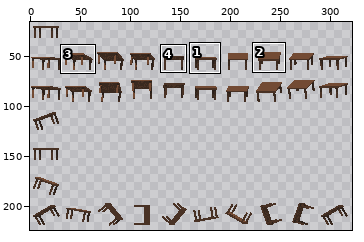
File history of a sprite sheet, Tables/res/tableSpriteSheet.png. Above: a wide view before the commit, with the close-up outlined.
Close-up. Before the edit:
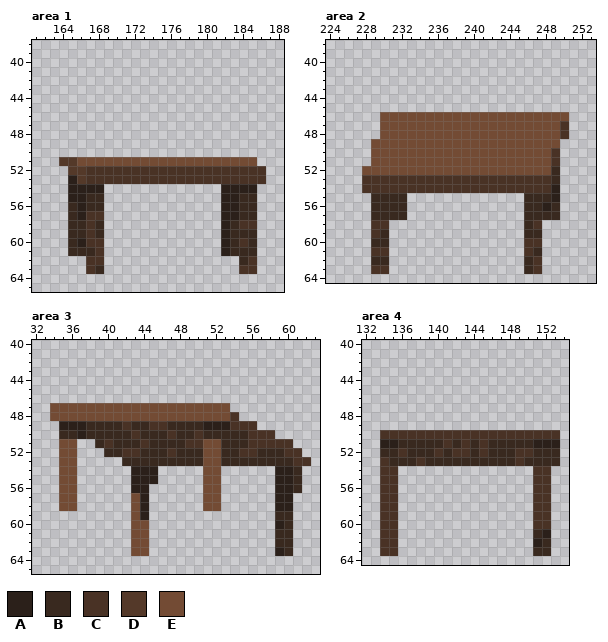
The file is 512x256 pixels. Shown: area 1: x 161..188, y 38..65; area 2: x 224..253, y 38..64; area 3: x 32..63, y 40..65; area 4: x 132..154, y 40..64. The wide view leaves out empty margins. The commit also changed other parts of the picture, which this record leaves out.
Palette (. is transparent): A #2b201a  B #39291f  C #493225  D #543929  E #734b34
Pixels before, area 1, first column x 164:
51 DDEEEEEEEEEEEEEEEEEEEE.
52 .DDCCCCCCCCCCCCCCCCCCCC
53 .ADCCCCCCCCCCCCCCCCCCCC
54 .AAAA.............AAAA.
55 .AABB.............AABB.
56 .BABB.............AABB.
57 .BACC.............AABB.
58 .BBCB.............ABCC.
59 .BBCB.............ABBB.
60 .BACC.............ABCB.
61 .BBBC.............ABBB.
62 ...CC...............BC.
63 ...CB...............CC.
Pixels before, area 2, first column x 228:
46 ..EEEEEEEEEEEEEEEEEEEEE
47 ..EEEEEEEEEEEEEEEEEEEEC
48 ..EEEEEEEEEEEEEEEEEEEEC
49 .EEEEEEEEEEEEEEEEEEEEE.
50 .EEEEEEEEEEEEEEEEEEEEC.
51 .EEEEEEEEEEEEEEEEEEEEC.
52 EEEEEEEEEEEEEEEEEEEEEB.
53 CCCCCCCCCCCCCCCCCCCCCB.
54 CCCCCCCCCCCCCCCCCCCCCA.
55 .BBBB.............BBBA.
56 .BBBB.............BBAB.
57 .BBBB.............BBBB.
58 .CC...............BC...
59 .CB...............BB...
60 .BB...............CC...
61 .CC...............CB...
62 .BB...............BC...
63 .CC...............BC...
Pixels before, area 3, first column x 34:
47 EEEEEEEEEEEEEEEEEEEE.........
48 EEEEEEEEEEEEEEEEEEEEC........
49 .AAABBBBCBBCCBBBBAAACCC......
50 .BBABBBBBCBBBCBBCBBBBBCCC....
51 .EE..BCBBBCBBBBCCEEBBBCCCCC..
52 .EE...BBCCBBBCBBBEEBBCCBBBCC.
53 .EE.....BBBBBBBBBEEBBBBBBBBCC
54 .EE......AAA.....EE......AAB.
55 .EE......AAA.....EE......AAB.
56 .EE......AA......EE......AAB.
57 .EE......EA......EE......AA..
58 .EE......EA......EE......AA..
59 .........EA..............BB..
60 .........EE..............AB..
61 .........EE..............BB..
62 .........EE..............BB..
63 .........EE..............AB..
Pixels before, area 4, first column x 134:
50 CCCCCCCCCCCCCCCCCCCC
51 AABBBBBCBCBCBBBBBAAA
52 BBCBBBCBCCBCBBBCCBBB
53 CBBBCBBBBBBBBBBCBBBB
54 CC...............CC.
55 CC...............CC.
56 CC...............CC.
57 CC...............CC.
58 CC...............CC.
59 CC...............CC.
60 CC...............CC.
61 CC...............BA.
62 CC...............AB.
63 CC...............BB.
New version:
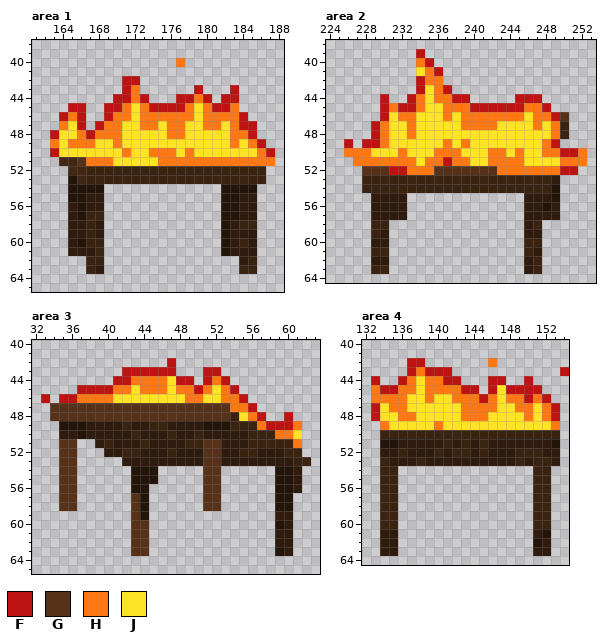
Colours new in this view: F #be1313  G #553219  H #ff7814  J #ffe324
Difference:
colour A: #2b201a -> #24150b
colour B: #39291f -> #301c0e
colour C: #493225 -> #3b2312
colour D: #543929 -> #422714
Changed rows in their new state; - is a pixel that keeps its letter.
Area 1:
first column x 163:
40 --------------H----------
42 --------FF---------------
43 --------FH------F---F----
44 -------FFHF---FFHF-FF----
45 --FF--FFHJHFFFFHJHFFH----
46 -FHF--FHHJHHHHHHJHHHHF---
47 -HJF-FHHJJHHJHHJJHHJHFF--
48 FJJHFHHHJJJJJHHJJJJJHHF--
49 HJHHHJJHJJJJJJJJJJJJHJHF-
50 FJJJJJJJHJJHHHJHJJJJJJJHF
51 ---GHHHJJJJJHHHHHHHHHHHHH
Area 2:
first column x 226:
39 --------F------------------
40 --------HF-----------------
41 --------JHF----------------
42 --------FHH----------------
43 --------FJHF---------------
44 ----F--FHJHHFF-----FFF-----
45 ----FHFFHJJHHHFFFFFFHHF----
46 ----FJHHJJJHJHHHHHHHJHHFG--
47 ---FHJJHJJJJJHHHHJJJJHJH---
48 ---FHJJHJJJJJJJJJJJJJJJH---
49 F-FFHJJJJJJHJHJJJJJJJJHF---
50 HHHJJJHJJJHHHJJJHHJHJJHHFFH
51 -HHHHHHHJHHFHHJJHHHHJJJJHHH
52 --GGGFFHHHGGGGGGGHHHHHHHFF-
Area 3:
first column x 33:
42 --------------F--------------
43 ---------FFFFFF---FF---------
44 --------FFHHHHJFF-FHF--------
45 ----FFFFHHJHHHJHHFHJHF-------
46 F-FFHHHHJJJJJJJJHHJJHHF------
47 -GGGGGGGGGGGGGGGGGGGGHHF-----
48 -GGGGGGGGGGGGGGGGGGGG-JHF--F-
49 ------------------------HFFFH
50 --------------------------HHJ
51 --GG--------------GG--------H
52 --GG--------------GG---------
53 --GG--------------GG---------
54 --GG--------------GG---------
55 --GG--------------GG---------
56 --GG--------------GG---------
57 --GG------G-------GG---------
58 --GG------G-------GG---------
59 ----------G------------------
60 ----------GG-----------------
61 ----------GG-----------------
62 ----------GG-----------------
63 ----------GG-----------------
Area 4:
first column x 133:
42 ----FF-------H--------
43 ----FHFFF------------F
44 F--FHJHHFF---FF--F----
45 HFFHHJHHHHFF-FJFFFF---
46 HHHHJJHJJHHHFHJHHFHF--
47 FJHHJJJJJJHHHHJJHHJHF-
48 FJJHHJJJJJHHHJJJJHJHF-
49 -HJJJJJHJJJJJJJJJJJJH-
51 ------------------BB--
52 ------------------C---
53 ------------------CC--
first column x 134:
61 BB
62 BB
63 BB
Where, in picture pixels (left, top, right, bottom), the same in both close-ups:
changed: (50, 58, 275, 274)
changed: (344, 49, 587, 274)
changed: (41, 358, 311, 556)
changed: (371, 358, 569, 556)
